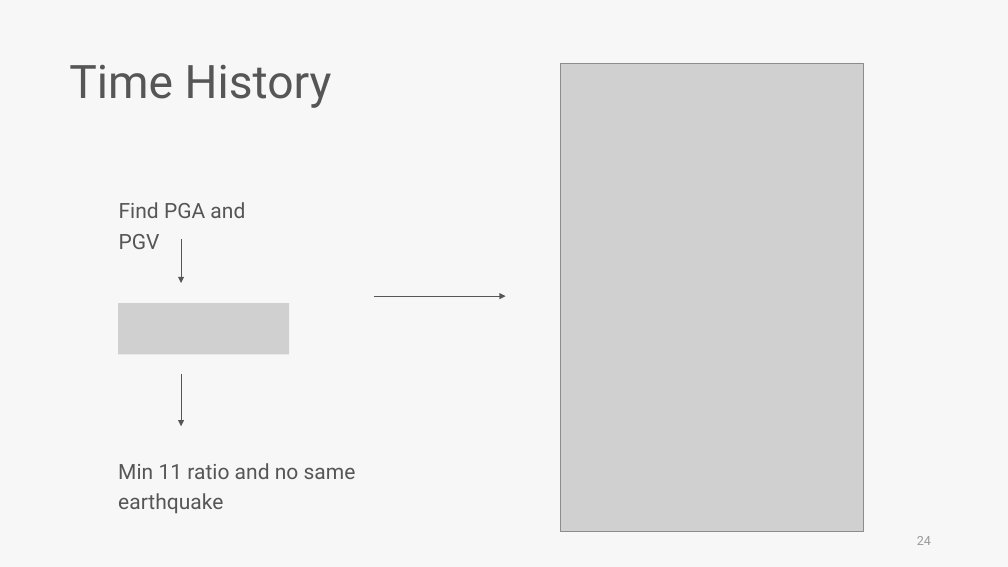
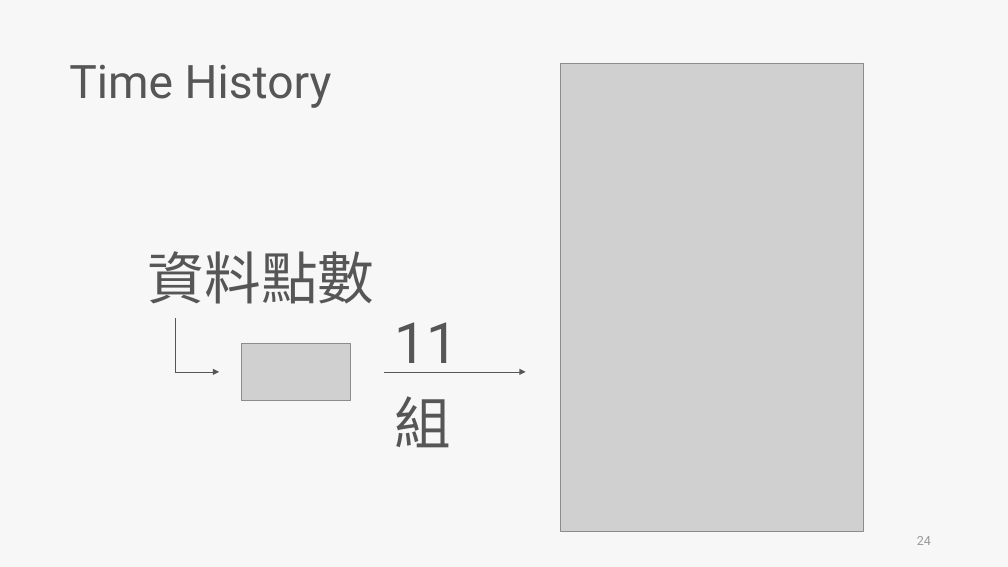
Before and after one commit to skyran1278/thesis, a slide deck: slide 24 of Meeting/20190516 Meeting/20190516 Meeting.pptx. Drawn at 1008x567 pixels with LibreOffice and Linux fonts; fonts in the diff are those of the drawing; grey boxes stand for pictures. Boxes give left, top, right and bottom in pixels: in the first picture for what was removed or moved away, otherwise in the second. Text is boxed around its words. In the diff, an @@ line names an element or a change of style, - is before the commit and + after.

```diff
--- a/Meeting/20190516 Meeting/20190516 Meeting.pptx
+++ b/Meeting/20190516 Meeting/20190516 Meeting.pptx
@@ text removed at [119,202,245,249] @@
-Find PGA and PGV
@@ arrow removed from (181, 239) to (181, 283) @@
@@ text added at [148,251,375,304], 54 pt, text #565656 @@
+資料點數
@@ picture removed at [118,303,289,355] @@
@@ elbow arrow added from (175, 318) to (219, 372), #565656 0.5 pt @@
@@ text added at [395,322,459,448], 54 pt, text #565656 @@
+11 組
@@ picture added at [242,343,350,400] @@
@@ arrow removed from (181, 374) to (181, 426) @@
@@ arrow moved from (374, 296) - (506, 296) to (384, 372) - (526, 372) @@
@@ text removed at [118,463,356,514] @@
-Min 11 ratio and no same earthquake
```
Also in this commit, not shown: 3 other slides changed.
